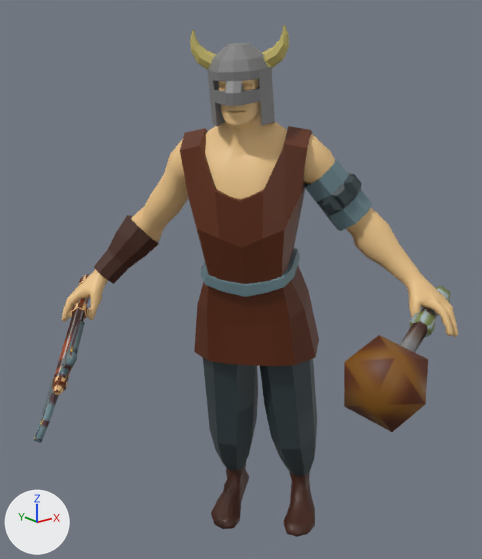
A saved change to the COLLADA model res/models/player/mace/player_idle_mace.dae.
One viewpoint serves both versions: a 50 mm lens placed at (-18.3, -21.9, 19.9), pointed at (-2.2, -1.8, 11.8). Every picture has the same lights, and +X, +Y and +Z are marked at lower left. Vertices at the same position are counted once.

Names of what the first picture shows: 'body'.
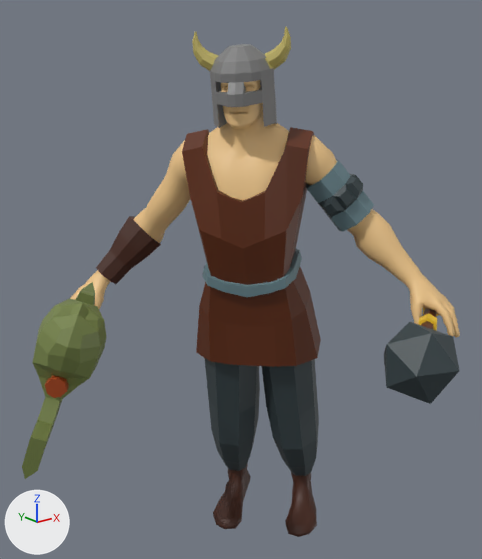
Where the change shows, as pixel boxes (x1, y1, x2, y2) in the pictures (482 x 559 px; the box of a moved part takes in the faces that stretch with it):
'body', reshaped, moved
    before: (34, 25, 458, 537)
    after: (22, 27, 460, 537)
part 1 of me_bodymesh, added
    after: (384, 322, 460, 404)
part 2 of me_bodymesh, rebuilt
    before: (399, 286, 451, 352)
    after: (419, 308, 438, 331)
part 3 of me_bodymesh, added (green)
    after: (22, 282, 106, 479)
part 4 of me_bodymesh, deleted (brown)
    before: (344, 335, 428, 432)
part 5 of me_bodymesh, moved or reshaped
    before: (34, 274, 90, 443)
    after: (45, 375, 69, 398)

The change, as a list of edits to the scene's bpy script:
```text
Change me_bodymesh:
    used by ob_body; location = (1.57, 0.69, -1.62); rotation_euler = (-1.439, -0.0387, -0.878), in degrees (-82, -2.2, -50); scale = (-100.0, 100.0, 100.0)
    remove me_bodymesh.from_pydata(...)  # 3569 vertices, 6803 faces; spans x -0.087..0.087, y -0.233..0.0, z -0.094..0.022
    add me_bodymesh.from_pydata(...)  # 3779 vertices, 7219 faces; spans x -0.087..0.088, y -0.233..0.0, z -0.105..0.022
    me_bodymesh part 1: a new loose piece, an icosphere of 20 faces spanning x -0.08..-0.056, y -0.145..-0.119, z -0.084..-0.057, in mat_material_001 (picture img_viking_png)
    me_bodymesh part 2: the loose piece of 48 vertices spanning x -0.085..-0.058, y -0.125..-0.115, z -0.061..0.005 is rebuilt with 48 vertices and now spans x -0.08..-0.067, y -0.133..-0.112, z -0.064..0.002
    me_bodymesh part 3: a new loose piece of 160 vertices spanning x 0.04..0.076, y -0.15..-0.091, z -0.105..-0.041, in mat_material_001 (picture img_viking_png)
    me_bodymesh part 4: the loose piece of 12 vertices spanning x -0.072..-0.044, y -0.135..-0.105, z -0.081..-0.054 is deleted
    me_bodymesh part 5: 1 vertex moved within x 0.055, y -0.12, z -0.085; 119 vertices removed from x 0.046..0.087, y -0.137..-0.104, z -0.094..0.01; 169 vertices added at x 0.052..0.088, y -0.128..-0.108, z -0.088..0.008
Change ob_body:
    ob_body.location: (1.57, 0.69, -1.62) -> (1.67, 0.68, -1.67)
```
